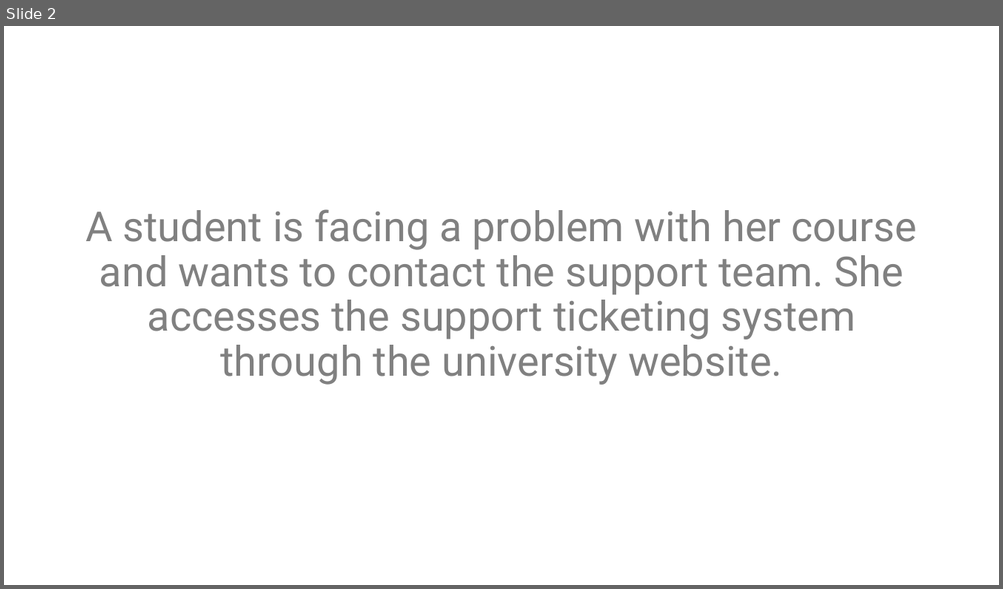
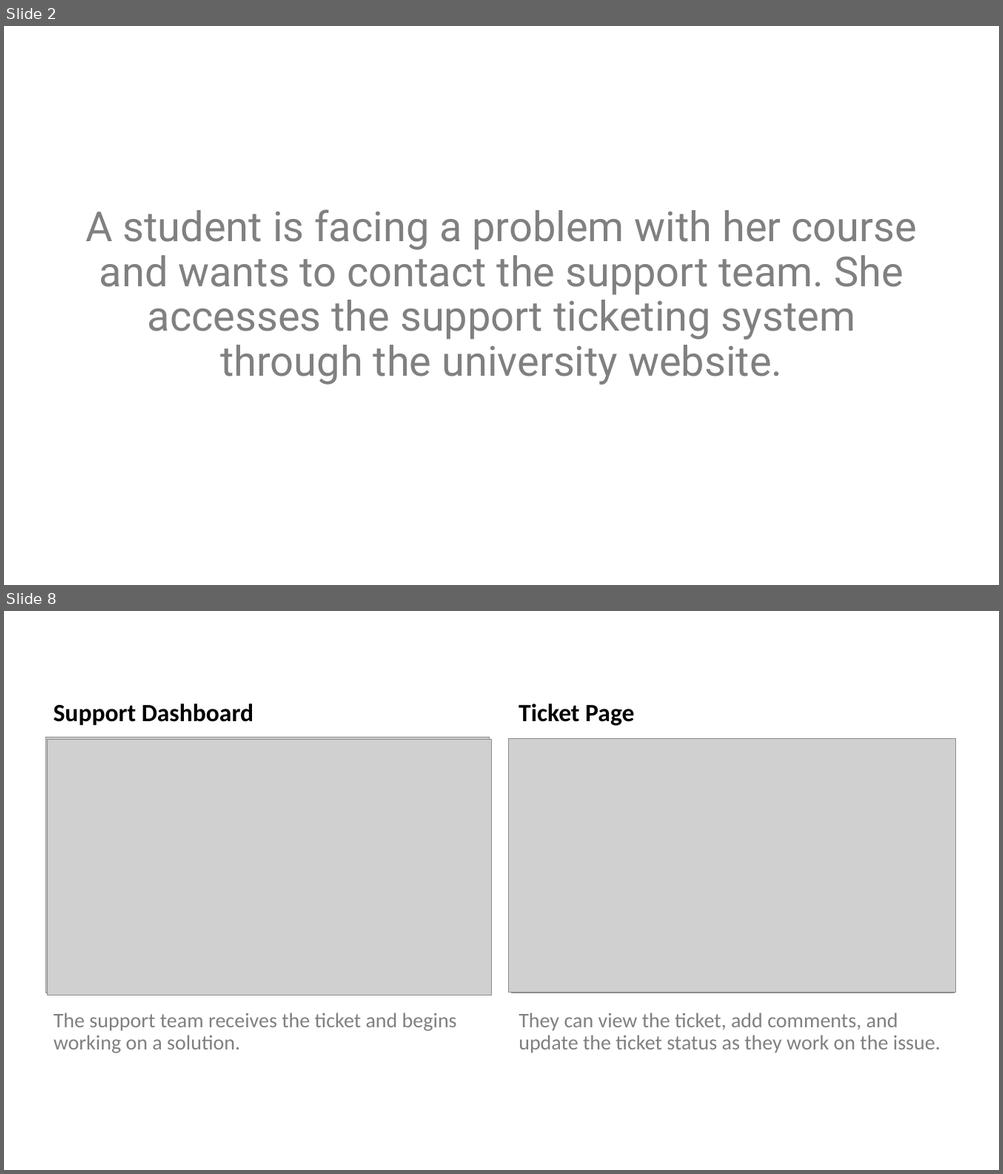
Before and after one commit to bsc-iitm/soft-engg-project-jan-2023-group-13, a slide deck: project/documents/m2-UserInterfaces/Storyboard - Smart Support.pptx. Shown one above the other, each under a label of ours: slide 2 before the commit, slides 2 and 8 after it; the slides between them are not shown. The pictures are 1003x589 and 1003x1174 pixels, drawn with LibreOffice and Linux fonts; fonts in the diff are those of the drawing; grey boxes stand for pictures. Boxes give left, top, right and bottom in pixels: in the first picture for what was removed or moved away, otherwise in the second. Text is boxed around its words. In the diff, an @@ line names an element or a change of style, - is before the commit and + after.

```diff
--- a/project/documents/m2-UserInterfaces/Storyboard - Smart Support.pptx
+++ b/project/documents/m2-UserInterfaces/Storyboard - Smart Support.pptx
@@ slide 8 added at box(4, 611, 999, 1170), background #FFFFFF @@
@@ text added at box(54, 703, 253, 726), 24 pt, text #000000, bold @@
+Support Dashboard
@@ text added at box(518, 703, 634, 726), 24 pt, text #000000, bold @@
+Ticket Page
@@ picture added at box(45, 737, 489, 993) @@
@@ picture added at box(47, 739, 491, 995) @@
@@ picture added at box(509, 738, 956, 992) @@
@@ picture added at box(512, 738, 955, 993) @@
@@ text added at box(54, 1013, 457, 1054), 20 pt, text #808080 @@
+The support team receives the ticket and begins working on a solution.
@@ text added at box(518, 1013, 940, 1054), 20 pt, text #808080 @@
+They can view the ticket, add comments, and update the ticket status as they work on the issue.
```
Also in this commit, not shown: 3 slides changed, 4 other slides added, 1 slide removed, 1 other file.
